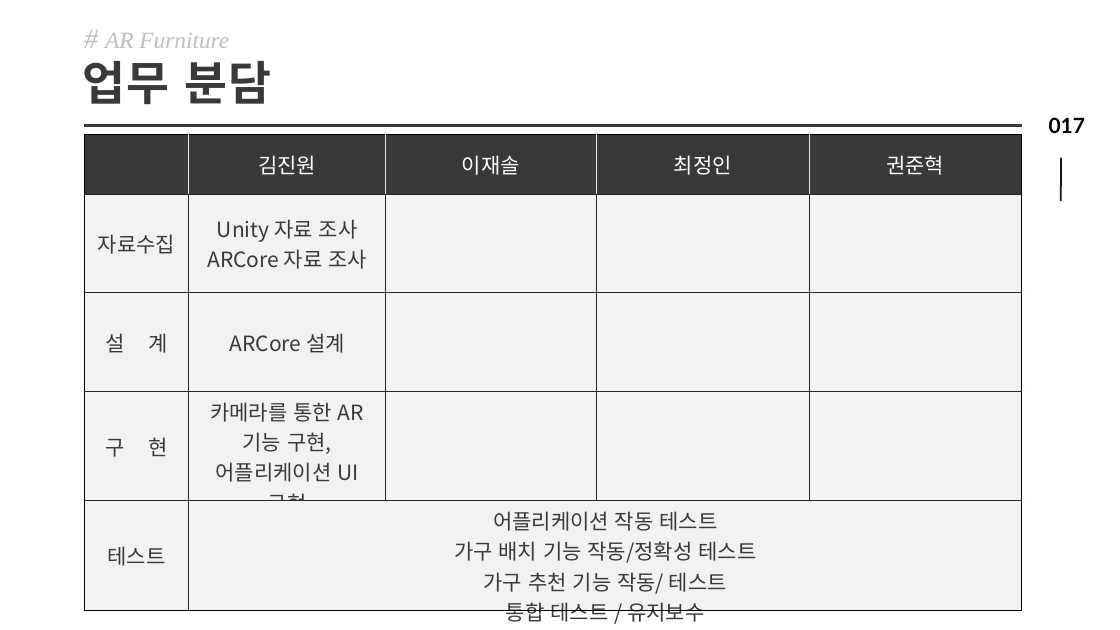
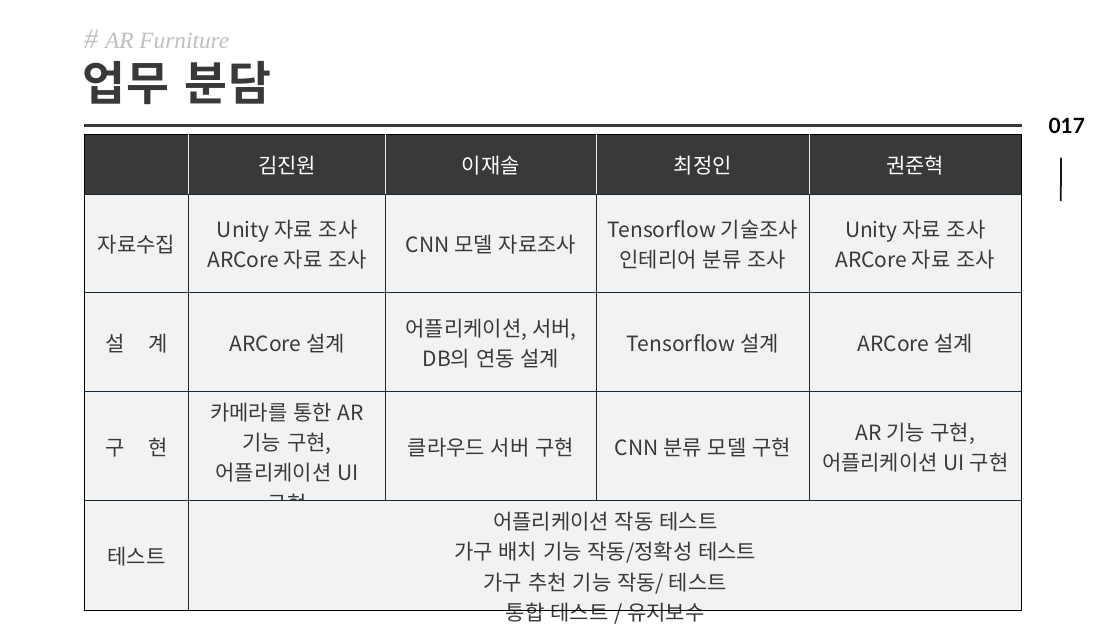
Before and after one commit to wlsdnjs0707/KPU_FurnitureArrangement, a slide deck: slide 17 of 제안서,계획서/2차/종합설계_2차설계서.pptx. Drawn at 1120x630 pixels with LibreOffice and Linux fonts; fonts in the diff are those of the drawing. Boxes give left, top, right and bottom in pixels: in the first picture for what was removed or moved away, otherwise in the second. Text is boxed around its words. In the diff, an @@ line names an element or a change of style, - is before the commit and + after.

Commit message:
Update Unity Project UI

```diff
--- a/제안서,계획서/2차/종합설계_2차설계서.pptx
+++ b/제안서,계획서/2차/종합설계_2차설계서.pptx
@@ table at (84,134,1022,626) @@
-row 2: 자료수집 | Unity 자료 조사 / ARCore 자료 조사 |  |  | 
+row 2: 자료수집 | Unity 자료 조사 / ARCore 자료 조사 | CNN 모델 자료조사 | Tensorflow 기술조사 / 인테리어 분류 조사 | Unity 자료 조사 / ARCore 자료 조사
-row 3: 설 계 | ARCore 설계 |  |  | 
+row 3: 설 계 | ARCore 설계 | 어플리케이션, 서버, DB의 연동 설계 | Tensorflow 설계 | ARCore 설계
-row 4: 구 현 | 카메라를 통한 AR 기능 구현, 어플리케이션 UI 구현 |  |  | 
+row 4: 구 현 | 카메라를 통한 AR 기능 구현, 어플리케이션 UI 구현 | 클라우드 서버 구현 | CNN 분류 모델 구현 | AR 기능 구현, 어플리케이션 UI 구현
```
Also in this commit, not shown: 5 other slides changed, 1 slide added, 1 slide removed, 3 other files.
